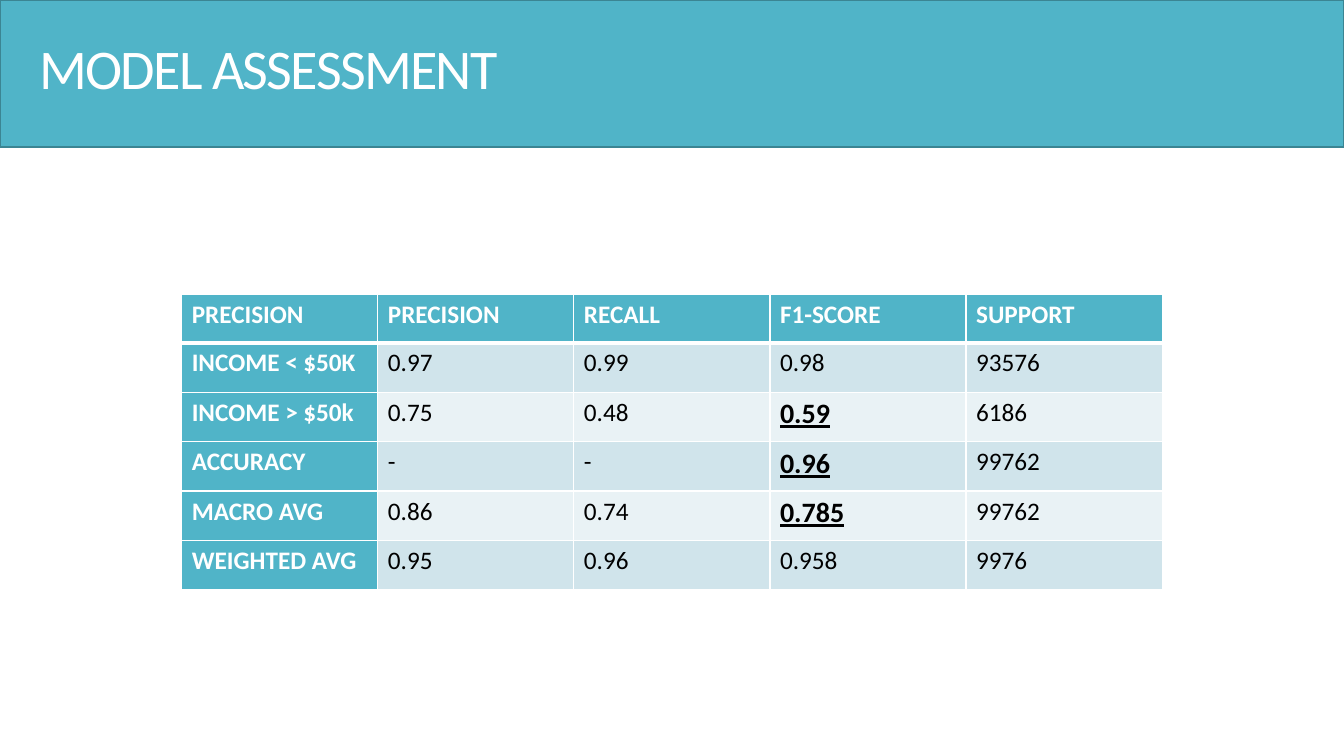
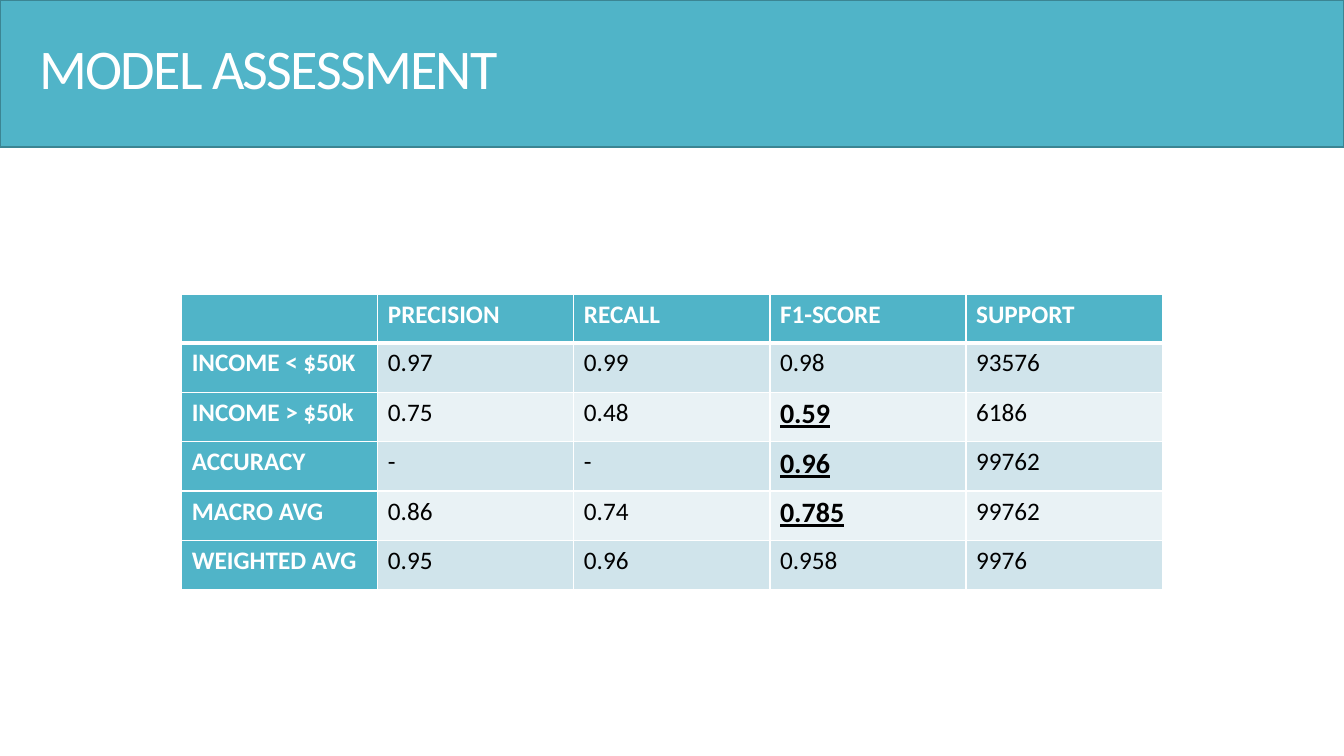
Before and after one commit to Hsgngr/dataiku_income_classification, a slide deck: slide 26 of Task_Presentation.pptx (slide 24 before the commit). Drawn at 1344x756 pixels with LibreOffice and Linux fonts; fonts in the diff are those of the drawing. Boxes give left, top, right and bottom in pixels: in the first picture for what was removed or moved away, otherwise in the second. Text is boxed around its words. In the diff, an @@ line names an element or a change of style, - is before the commit and + after.

```diff
--- a/Task_Presentation.pptx
+++ b/Task_Presentation.pptx
@@ table at (x1=181, y1=294, x2=1165, y2=590) @@
-row 1, column 1: PRECISION
+row 1, column 1: 
```
Also in this commit, not shown: 10 other slides changed, 4 slides added.
